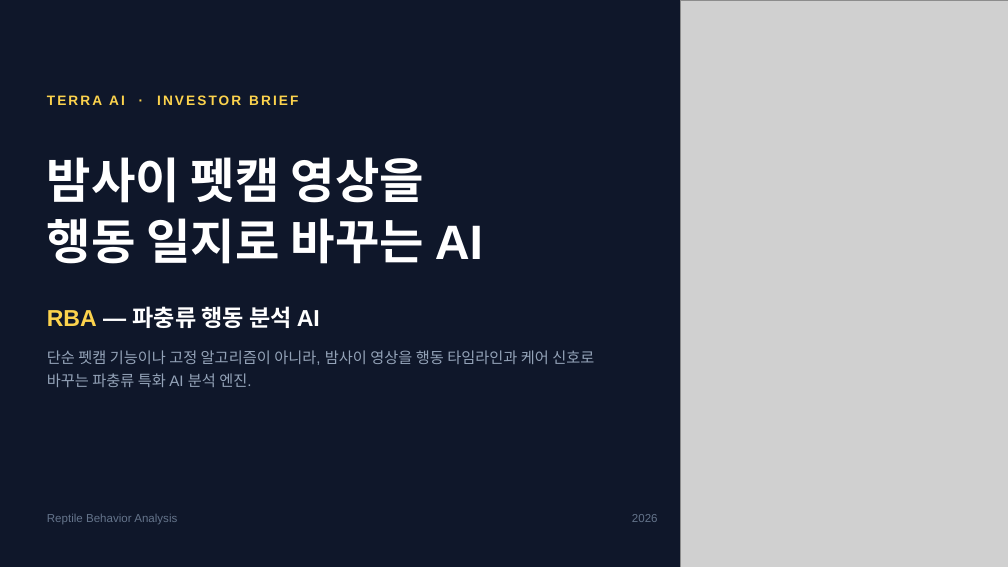
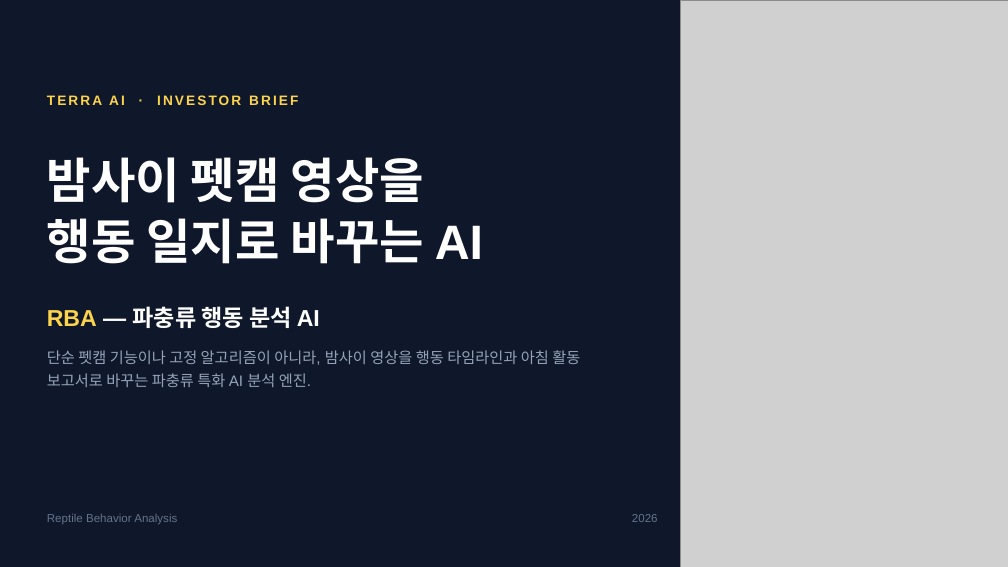
Before and after one commit to S-Soo100/petcam-lab, a slide deck: slide 1 of docs/ir/teraai-rba-investor.pptx. Drawn at 1008x567 pixels with LibreOffice and Linux fonts; fonts in the diff are those of the drawing; grey boxes stand for pictures. Boxes give left, top, right and bottom in pixels: in the first picture for what was removed or moved away, otherwise in the second. Text is boxed around its words. In the diff, an @@ line names an element or a change of style, - is before the commit and + after.

```diff
--- a/docs/ir/teraai-rba-investor.pptx
+++ b/docs/ir/teraai-rba-investor.pptx
@@ text at bbox=[47, 350, 580, 387]: text changed @@
-단순 펫캠 기능이나 고정 알고리즘이 아니라, 밤사이 영상을 행동 타임라인과 케어 신호로 바꾸는 파충류 특화 AI 분석 엔진.
+단순 펫캠 기능이나 고정 알고리즘이 아니라, 밤사이 영상을 행동 타임라인과 아침 활동 보고서로 바꾸는 파충류 특화 AI 분석 엔진.
```
Also in this commit, not shown: 2 other slides changed, 2 other files.
